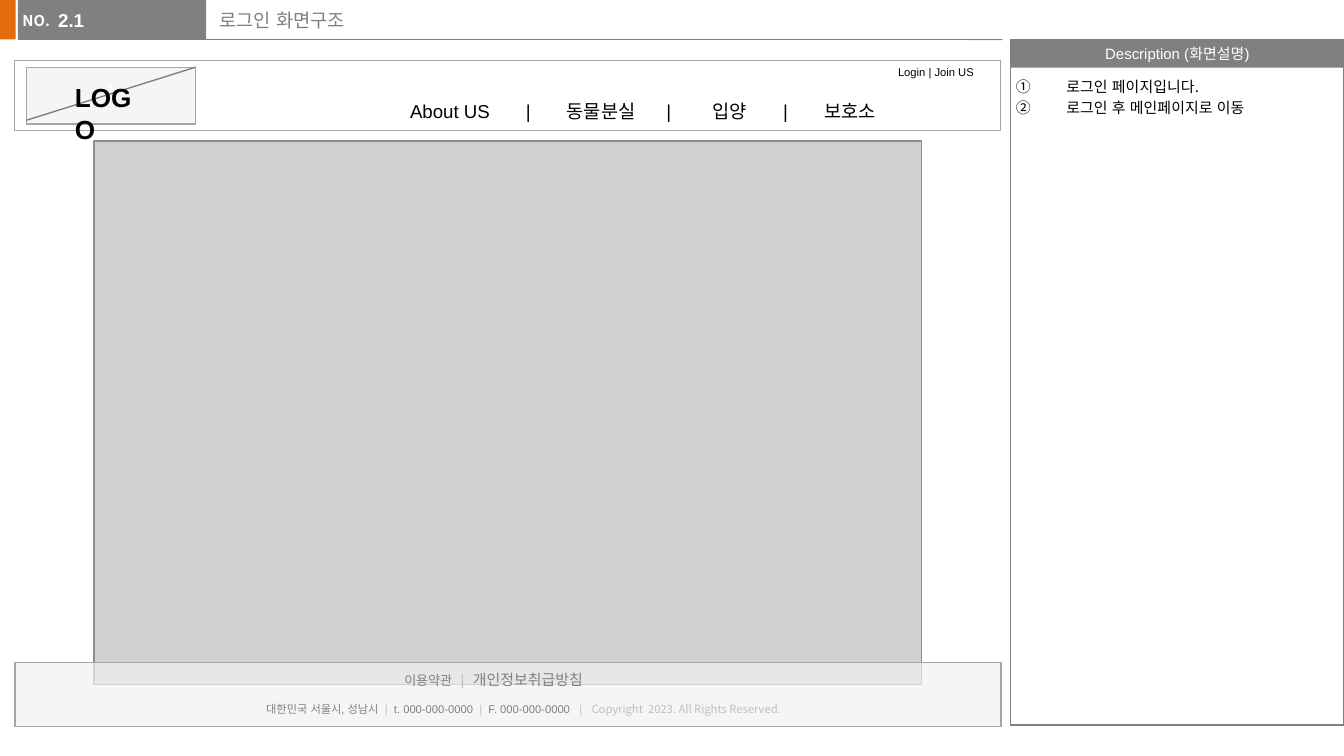
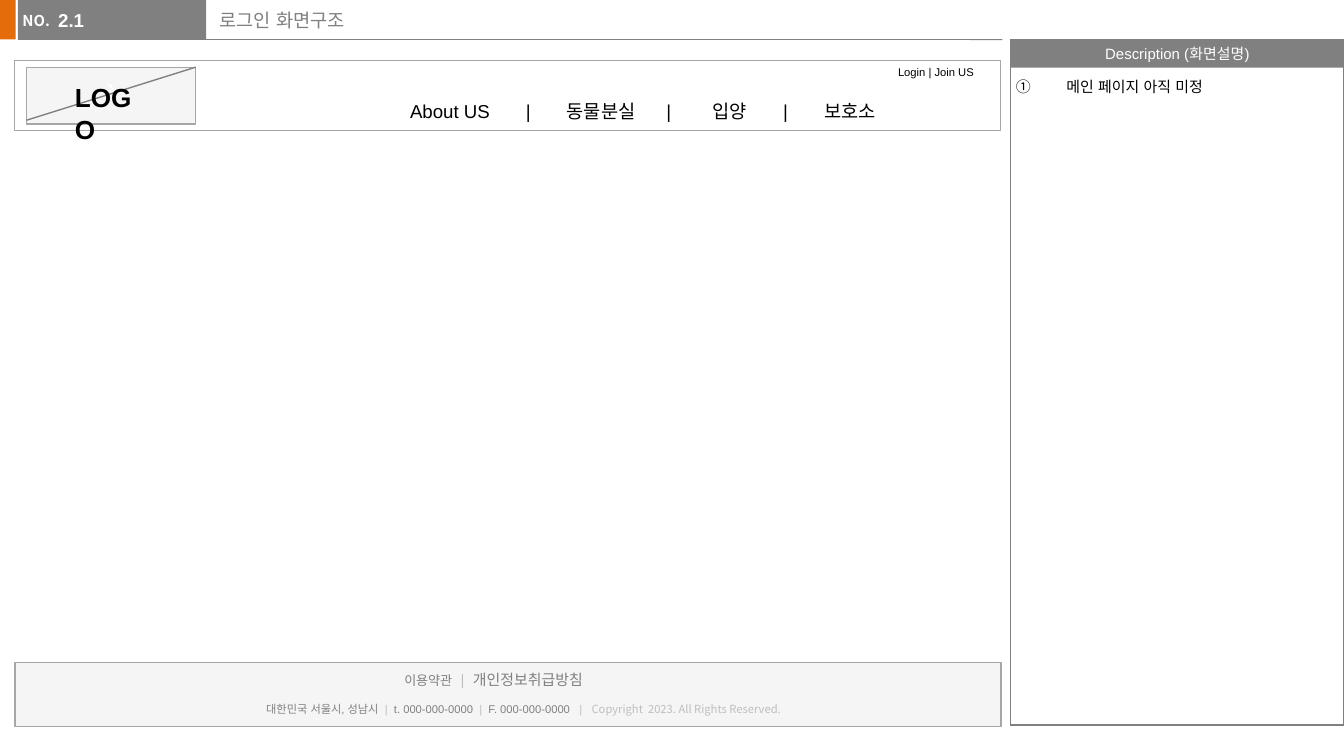
Before and after one commit to jaemikim/Notes, a slide deck: slide 3 of 기획문서/보보 (가칭)_v1-1.pptx. Drawn at 1344x756 pixels with LibreOffice and Linux fonts; fonts in the diff are those of the drawing; grey boxes stand for pictures. Boxes give left, top, right and bottom in pixels: in the first picture for what was removed or moved away, otherwise in the second. Text is boxed around its words. In the diff, an @@ line names an element or a change of style, - is before the commit and + after.

```diff
--- a/기획문서/보보 (가칭)_v1-1.pptx
+++ b/기획문서/보보 (가칭)_v1-1.pptx
@@ text at (1066, 79, 1203, 94): text changed @@
-1. 로그인 페이지입니다.
-2. 로그인 후 메인페이지로 이동
+1. 메인 페이지 아직 미정
@@ picture removed at (94, 141, 922, 685) @@
```
Also in this commit, not shown: 4 other slides changed, 3 slides added, 2 slides removed, 4 other files.
